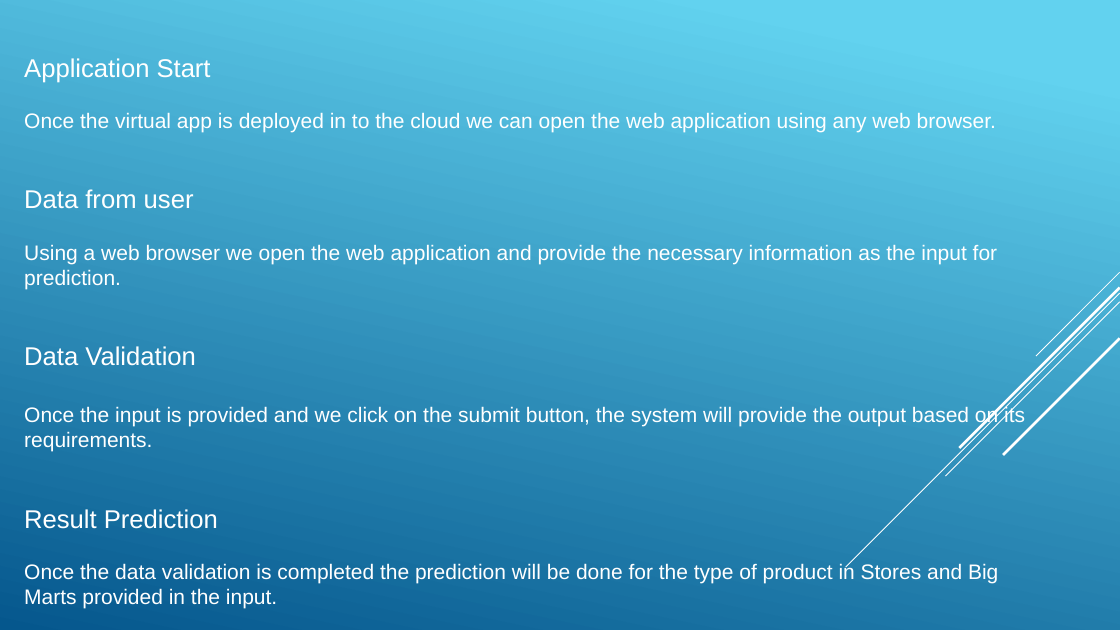
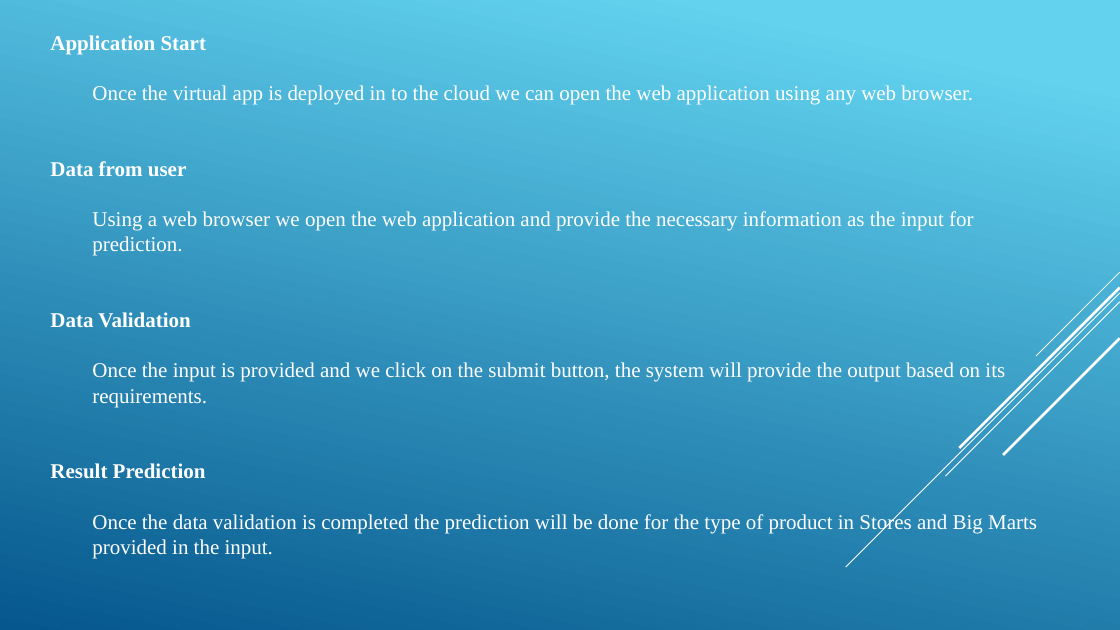
Before and after one commit to ashokkumars01/Stores-Sales-Prediction, a slide deck: slide 8 of Docs/DPR_Store_Sales_Prediction.pptx. Drawn at 1120x630 pixels with LibreOffice and Linux fonts; fonts in the diff are those of the drawing. Boxes give left, top, right and bottom in pixels: in the first picture for what was removed or moved away, otherwise in the second. Text is boxed around its words. In the diff, an @@ line names an element or a change of style, - is before the commit and + after.

```diff
--- a/Docs/DPR_Store_Sales_Prediction.pptx
+++ b/Docs/DPR_Store_Sales_Prediction.pptx
@@ text "Application Start": place and size @@
-text "Application Start" at (24, 58, 1025, 609)
+text "Application Start" at (50, 35, 1037, 559)
@@ text "Application Start" at (50, 35, 1037, 559): size 22 to 18 pt, bold on in "Application Start", "Data from user", "Data Validation", "Result Prediction"; font Arial to Times New Roman; indent changed @@
```
Also in this commit, not shown: 11 other slides changed, 1 slide removed, 1 other file.
